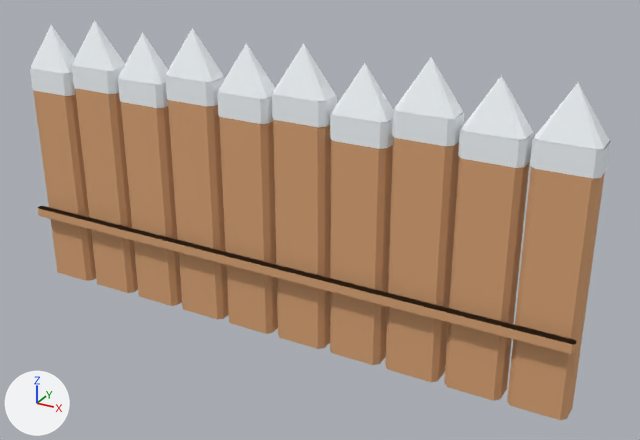
A saved change to the OBJ model HavenlineGodot/assets/t03_boundary_v2/fence_panel.obj.
The view is the same before and after, from a camera (50 mm lens) standing at (2.05, -3.31, 2.31) and looking at (0.21, 0.04, 0.63). Lighting does not change. The marker at lower left points along +X, +Y and +Z. The picture after the commit comes second. Where no turn or scale is listed for an object, it has been applied to the vertices. Vertices at exactly the same position are counted once.

Names of what the first picture shows: 'fence_panel'.
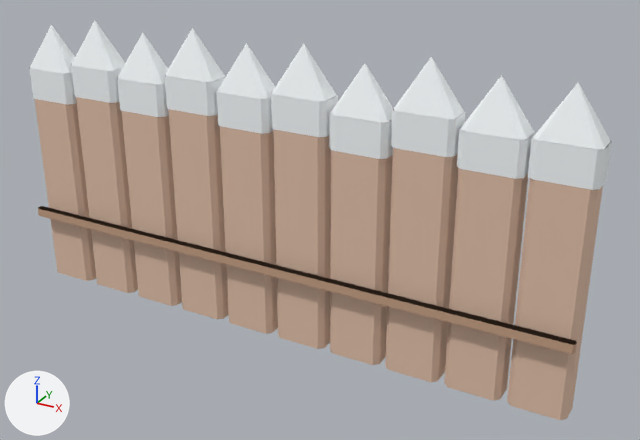
Changed parts and their boxes [x1, y1, x2, y2] in the pictures (640 x 440 px; the box of a moved part takes in the faces that stretch with it):
'fence_panel', recoloured, reshaped: before [30, 20, 611, 420]; after [29, 21, 612, 420]
part 1 of me_fence_panel, moved or reshaped: before [33, 88, 605, 420]; after [35, 97, 603, 420]
part 2 of me_fence_panel, moved or reshaped: before [30, 69, 611, 179]; after [29, 69, 612, 190]
part 3 of me_fence_panel, moved or reshaped: before [72, 66, 464, 146]; after [71, 66, 465, 157]
part 4 of me_fence_panel, recoloured: [38, 206, 577, 354] in both

The edits, one by one:
Material 'timber' (mat_timber) changes colour from beige #daa476 to beige #e2c0aa; in linear values from (0.7, 0.37, 0.18) to (0.76, 0.53, 0.4).
Material 'timber_dark' (mat_timber_dark) is new.
Its base color is (0.56, 0.35, 0.23) (beige #c5a084).
Its roughness is 1.0.
me_fence_panel has 426 vertices, 668 faces and spans x -1.47..1.47, y -0.13..0.08, z 0.0..1.48.
me_fence_panel is used by ob_fence_panel; location (0.0, 0.0, 0.0).
me_fence_panel part 1: 80 of the vertices in x -1.46..1.46, y -0.07..0.07, z 1.17..1.24 are moved by (0.0, 0.0, -0.12).
me_fence_panel part 2: all 48 vertices in x -1.47..1.47, y -0.07..0.08, z 1.07..1.11 are moved by (0.0, 0.0, -0.05).
me_fence_panel part 3: all 32 vertices in x -1.17..0.88, y -0.07..0.08, z 1.12..1.13 are moved by (0.0, 0.0, -0.04).
me_fence_panel part 4: 28 faces spanning x -1.47..1.47, y -0.13..-0.09, z 0.37..0.41 switch from mat_timber (beige #daa476) to mat_timber_dark (beige #c5a084).
